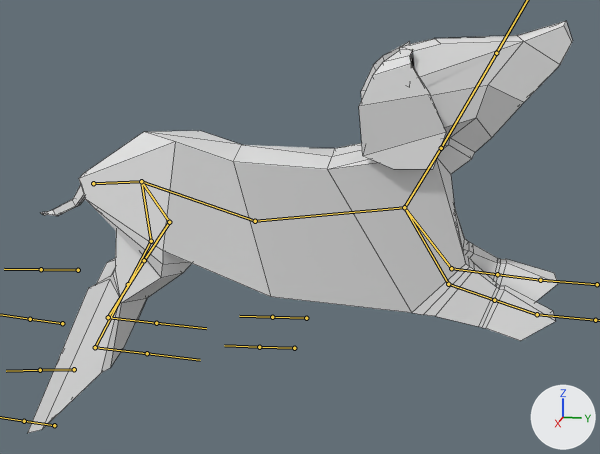
One commit to the FBX model DogeGame/Assets/DogePlayer/animateddog.fbx: the scene before it, then after it.
Camera for both pictures: a 50 mm lens placed at (5.4, -1.01, 2.48), pointed at (0.0, -2.09, 1.13). Every picture has the same lights, and +X, +Y and +Z are marked at lower right. Both versions are drawn at frame 6 of the action 'JumpFromGround'; the numbers are the values there. The bones that bend it are drawn over the model as lines. Mesh edges are drawn as thin lines.
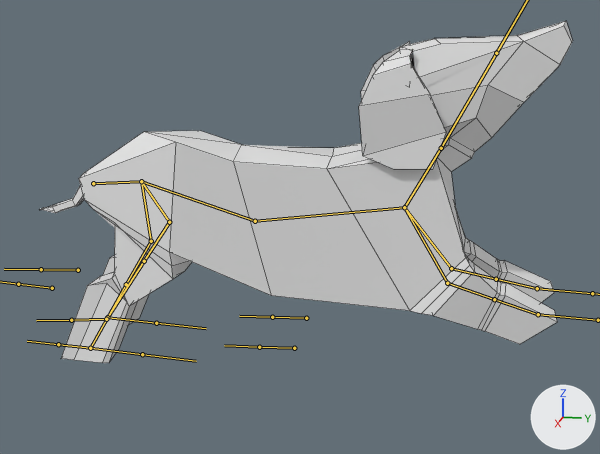
Pixel boxes [x1, y1, x2, y2] of what changed, in the pictures (600 x 454 px):
'Cube', posed (17% shorter)
    before: [28, 21, 573, 433]
    after: [39, 21, 573, 363]
bone 'shoulder.R', root to tip
    before: (404, 207) to (448, 284)
    after: (404, 207) to (447, 283)
bone 'UpperArm.R', root to tip
    before: (448, 284) to (494, 300)
    after: (447, 283) to (494, 299)
bone 'LowerArm.R.001', root to tip
    before: (537, 314) to (595, 320)
    after: (538, 314) to (598, 320)
bone 'UpperArm.L', root to tip
    before: (451, 268) to (497, 274)
    after: (451, 268) to (496, 279)
bone 'LowerArm.L.001', root to tip
    before: (540, 280) to (597, 284)
    after: (537, 288) to (592, 293)
bone 'UpperLeg.R', root to tip
    before: (151, 241) to (128, 284)
    after: (151, 241) to (126, 284)
bone 'LowerLeg.R.001', root to tip
    before: (95, 347) to (147, 353)
    after: (90, 348) to (142, 354)
bone 'IKTarget2.R', root to tip
    before: (54, 425) to (24, 421)
    after: (90, 348) to (58, 344)
bone 'IKLegPole.R', root to tip
    before: (62, 323) to (30, 319)
    after: (52, 288) to (18, 284)
bone 'IKTarget2.L', root to tip
    before: (74, 369) to (40, 370)
    after: (106, 319) to (71, 320)

The edits, one by one:
Bone 'shoulder.R' (bone_shoulder_r) turns from (1, 9, 38) to (20, -1, 36) degrees about its own x, y and z.
Bone 'UpperArm.R' (bone_upperarm_r) turns from (18, -16, 13) to (5, 24, 18) degrees about its own x, y and z.
Bone 'LowerArm.R.001' (bone_lowerarm_r_001) turns from (-4, 14, -55) to (-3, -6, -53) degrees about its own x, y and z.
Bone 'UpperArm.L' (bone_upperarm_l) turns from (-4, -9, -25) to (6, 7, -16) degrees about its own x, y and z.
Bone 'LowerArm.L.001' (bone_lowerarm_l_001) turns from (6, 8, 67) to (-2, -9, 58) degrees about its own x, y and z.
Bone 'UpperLeg.R' (bone_upperleg_r) turns from (-11, 24, -1) to (-8, -2, 2) degrees about its own x, y and z.
Bone 'LowerLeg.R.001' (bone_lowerleg_r_001) turns from (-26, 13, 43) to (-1, 3, 47) degrees about its own x, y and z.
Bone 'IKTarget2.R' (bone_iktarget2_r) moves from (-1.17, 2.2, 0.77) to (0.61, 1.11, 0.33).
Bone 'IKLegPole.R' (bone_iklegpole_r) moves from (-0.96, 0.09, -0.09) to (0.0, -0.14, 0.45).
Bone 'IKTarget2.L' (bone_iktarget2_l) moves from (0.48, 2.26, 0.31) to (-0.65, 1.37, -0.18).
